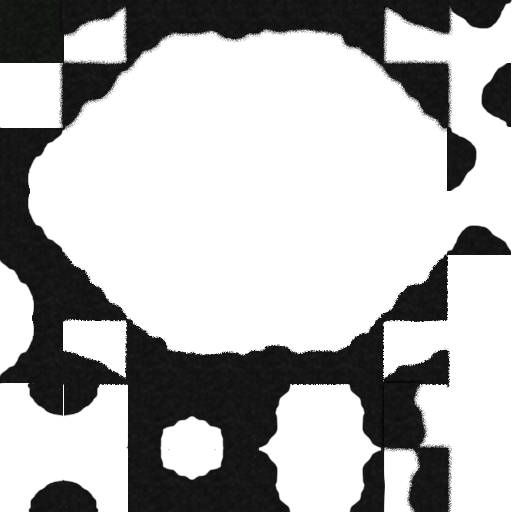
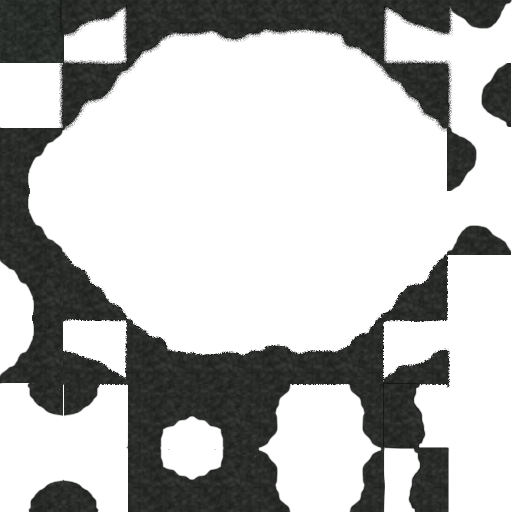
Layers edited between the first and the second (512, 512) image:
painted on "fixer6 copy" over [384, 383, 421, 385]
